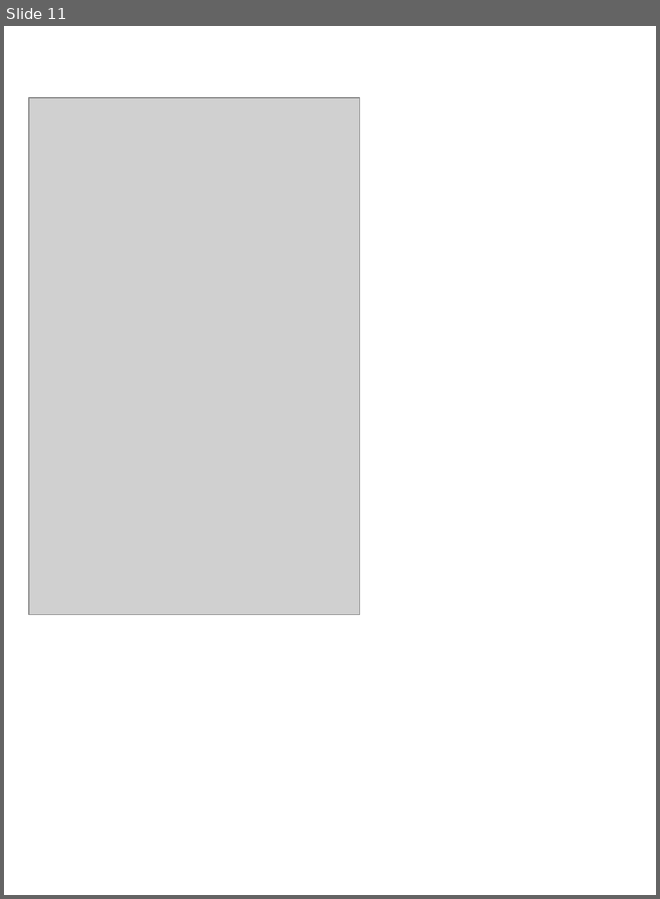
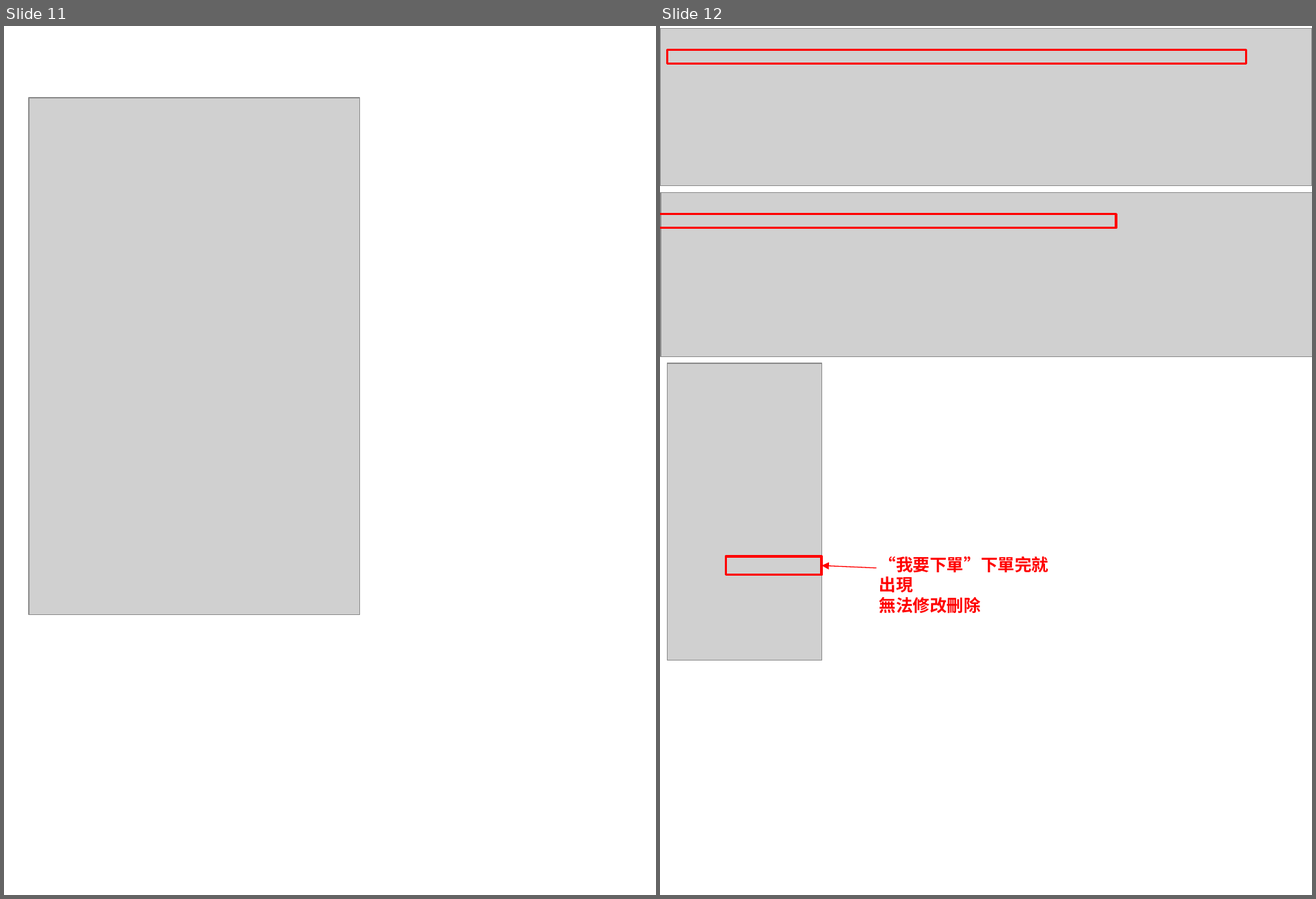
Before and after one commit to tan4598548-bot/line-group-buy-bot, a slide deck: 1-Final/新增 Microsoft PowerPoint 簡報 (5) [自動儲存].pptx. Shown side by side, each under a label of ours: slide 11 before the commit, slides 11 and 12 after it. The pictures are 660x899 and 1316x899 pixels, drawn with LibreOffice and Linux fonts; fonts in the diff are those of the drawing; grey boxes stand for pictures. Boxes give left, top, right and bottom in pixels: in the first picture for what was removed or moved away, otherwise in the second. Text is boxed around its words. In the diff, an @@ line names an element or a change of style, - is before the commit and + after.

```diff
--- a/1-Final/新增 Microsoft PowerPoint 簡報 (5) [自動儲存].pptx
+++ b/1-Final/新增 Microsoft PowerPoint 簡報 (5) [自動儲存].pptx
@@ slide 12 added at [660,26,1312,895], background #FFFFFF @@
@@ picture added at [660,29,1312,186] @@
@@ rectangle added at [667,49,1246,63], outline #FF0000 2 pt @@
@@ picture added at [661,192,1312,357] @@
@@ rectangle added at [660,214,1117,229], outline #FF0000 2 pt @@
@@ picture added at [667,363,821,661] @@
@@ rectangle added at [726,557,821,575], outline #FF0000 2 pt @@
@@ text added at [879,557,1048,614], 14 pt, text #FF0000, bold @@
+“我要下單”下單完就出現
+無法修改刪除
@@ arrow added from (877, 568) to (821, 566), #FF0000 0.75 pt @@
```
Also in this commit, not shown: 4 other files.
